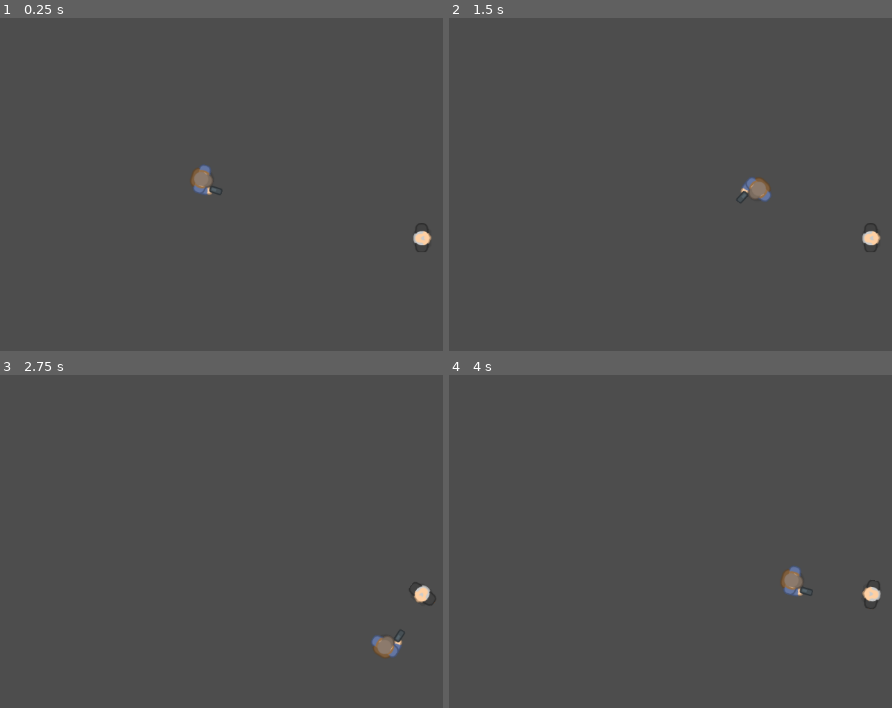
Above: before the commit, frames 1-4 (two rows, left to right).
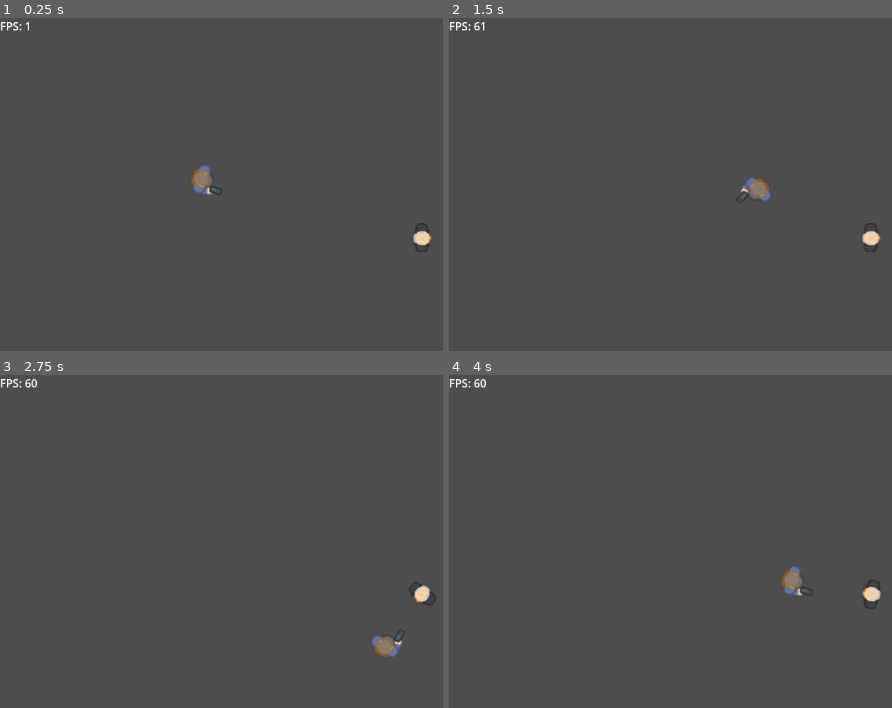
Above: after the commit, the same moments.

Repository: JBStepan/Top-Down-Zombie-Game
Game: Godot game, scene res://main.tscn
Two runs of this game, one before a commit and one after it. Both use one fixed random seed, a clock stepped at 60 frames per second and the inputs below.
Inputs (mouse positions are in pixels of both pictures, inside the frame that each line leads up to):
- Up to frame 1 (0.25 s): no input
- Up to frame 2 (1.5 s): tap Enter at 0.5 s; move the mouse to (outside the picture) at 0.52 s; hold D (right) 0.53-1.28 s; move the mouse to (688, 264) at 1.27 s; hold S (backward) from 1.28 s (still down)
- Up to frame 3 (2.75 s): move the mouse to (outside the picture) at 2.02 s; release S (backward) at 2.03 s; hold D (right) from 2.03 s (still down)
- Up to frame 4 (4 s): move the mouse to (807, 688) at 2.77 s; release D (right) at 2.78 s; hold W (forward) 2.78-3.53 s; move the mouse to (outside the picture) at 3.52 s; hold A (left) from 3.53 s (still down)

The runs differ from the first frame. In frame 1, less than 0.1% of the frame differs, in the area x 0-7%, y 1-4%; in frame 2, 0.1%; in frame 3, 0.1%, in the area x 0-9%, y 1-4%; in frame 4, 0.1%.

Commit message:
Update .gitignore

Diff:
--- a/main.tscn
+++ b/main.tscn
@@ -1,11 +1,14 @@
-[gd_scene load_steps=4 format=3 uid="uid://de8nuok4c5bou"]
+[gd_scene load_steps=5 format=3 uid="uid://de8nuok4c5bou"]
 
 [ext_resource type="PackedScene" uid="uid://7eow028g2riu" path="res://actors/Player.tscn" id="1_akmmk"]
 [ext_resource type="Script" path="res://main.gd" id="1_cq1sh"]
 [ext_resource type="PackedScene" uid="uid://byycqo04vtcuw" path="res://actors/HumanNPC/GenericNPC.tscn" id="2_147mp"]
+[ext_resource type="PackedScene" uid="uid://bn5bltm4mdrae" path="res://ui/DebugUI.tscn" id="2_jebbf"]
 
 [node name="Main" type="Node2D"]
 script = ExtResource("1_cq1sh")
+
+[node name="DebugUI" parent="." instance=ExtResource("2_jebbf")]
 
 [node name="Player" parent="." instance=ExtResource("1_akmmk")]
 position = Vector2(299, 235)
--- /dev/null
+++ b/ui/DebugUI.gd
@@ -0,0 +1,13 @@
+extends Control
+
+@export_node_path("Label") var label_path
+@onready var fps_label: Label = get_node(label_path)
+
+# Called when the node enters the scene tree for the first time.
+func _ready():
+	pass # Replace with function body.
+
+
+# Called every frame. 'delta' is the elapsed time since the previous frame.
+func _process(delta):
+	fps_label.set_text("FPS: %s" % Engine.get_frames_per_second())
--- /dev/null
+++ b/ui/DebugUI.tscn
@@ -0,0 +1,18 @@
+[gd_scene load_steps=2 format=3 uid="uid://bn5bltm4mdrae"]
+
+[ext_resource type="Script" path="res://ui/DebugUI.gd" id="1_pim15"]
+
+[node name="DebugUI" type="Control"]
+layout_mode = 3
+anchors_preset = 15
+anchor_right = 1.0
+anchor_bottom = 1.0
+grow_horizontal = 2
+grow_vertical = 2
+script = ExtResource("1_pim15")
+label_path = NodePath("FPS")
+
+[node name="FPS" type="Label" parent="."]
+layout_mode = 2
+offset_right = 1.0
+offset_bottom = 23.0
Not shown, changed: .gitignore
